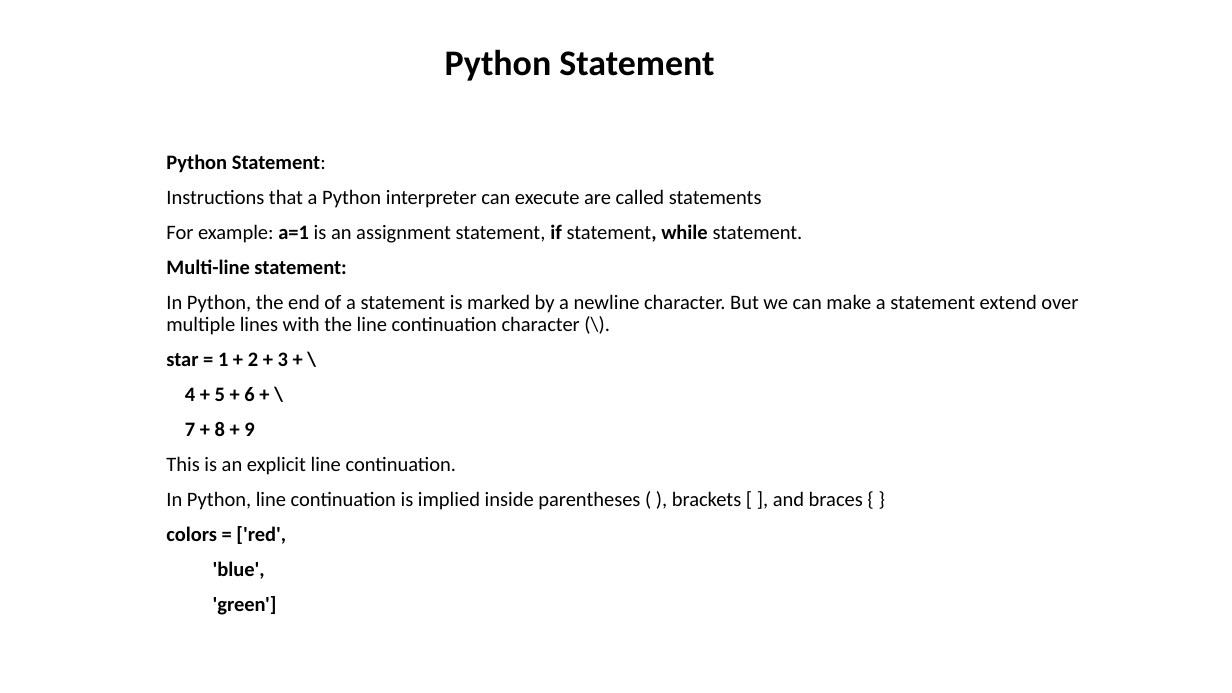
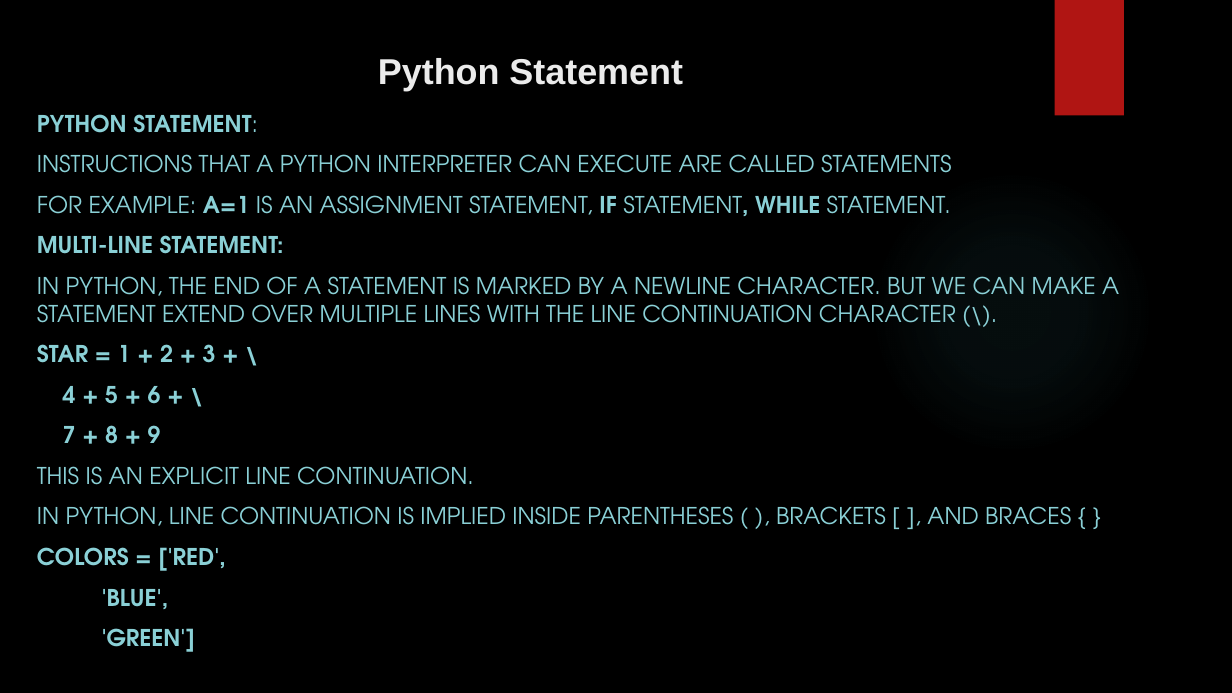
Before and after one commit to tauovir/Materials, a slide deck: slide 4 of Python Session/Python_9_may.pptx. Drawn at 1232x693 pixels with LibreOffice and Linux fonts; fonts in the diff are those of the drawing; background and template pictures are left out. Boxes give left, top, right and bottom in pixels: in the first picture for what was removed or moved away, otherwise in the second. Text is boxed around its words. In the diff, an @@ line names an element or a change of style, - is before the commit and + after.

```diff
--- a/Python Session/Python_9_may.pptx
+++ b/Python Session/Python_9_may.pptx
@@ background #FFFFFF to picture (left out) @@
@@ title "Python Statement": place and size @@
-title "Python Statement" at [445, 49, 714, 81]
+title "Python Statement" at [378, 58, 683, 91]
@@ title "Python Statement" at [378, 58, 683, 91]: font Calibri to Arial, text colour #000000 to #EBEBEB; alignment centre to left; line spacing 0.9 to 1 @@
@@ rectangle added at [1055, 0, 1124, 116], fill #B01513 @@
@@ subtitle "PYTHON STATEMENT:": place and size @@
-subtitle "PYTHON STATEMENT:" at [166, 154, 1078, 615]
+subtitle "PYTHON STATEMENT:" at [37, 114, 1119, 652]
@@ subtitle at [37, 114, 1119, 363]: text changed; size 16 to 18 pt; font Calibri to TeX Gyre Adventor; text colour #000000 to #8AD0D6 @@
-Python Statement:
-Instructions that a Python interpreter can execute are called statements
-For example: a=1 is an assignment statement, if statement, while statement.
-Multi-line statement:
-In Python, the end of a statement is marked by a newline character. But we can make a statement extend over multiple lines with the line continuation character (\).
-star = 1 + 2 + 3 + \
+PYTHON STATEMENT:
+INSTRUCTIONS THAT A PYTHON INTERPRETER CAN EXECUTE ARE CALLED STATEMENTS
+FOR EXAMPLE: A=1 IS AN ASSIGNMENT STATEMENT, IF STATEMENT, WHILE STATEMENT.
+MULTI-LINE STATEMENT:
+IN PYTHON, THE END OF A STATEMENT IS MARKED BY A NEWLINE CHARACTER. BUT WE CAN MAKE A STATEMENT EXTEND OVER MULTIPLE LINES WITH THE LINE CONTINUATION CHARACTER (\).
+STAR = 1 + 2 + 3 + \
@@ ellipse added at [870, 169, 1154, 454], fill gradient #50B9C1 @@
@@ subtitle at [63, 386, 161, 444]: size 16 to 18 pt, font Calibri to TeX Gyre Adventor, text colour #000000 to #8AD0D6 in "4 + 5 + 6 + \", "7 + 8 + 9"; line spacing 0.9 to 1 @@
@@ subtitle at [37, 466, 1071, 652]: text changed; size 16 to 18 pt; font Calibri to TeX Gyre Adventor; text colour #000000 to #8AD0D6 @@
-This is an explicit line continuation.
-In Python, line continuation is implied inside parentheses ( ), brackets [ ], and braces { }
-colors = ['red',
-'blue',
-'green']
+THIS IS AN EXPLICIT LINE CONTINUATION.
+IN PYTHON, LINE CONTINUATION IS IMPLIED INSIDE PARENTHESES ( ), BRACKETS [ ], AND BRACES { }
+COLORS = ['RED',
+'BLUE',
+'GREEN']
```
Also in this commit, not shown: 6 other slides changed, 1 slide added, 2 other files.
